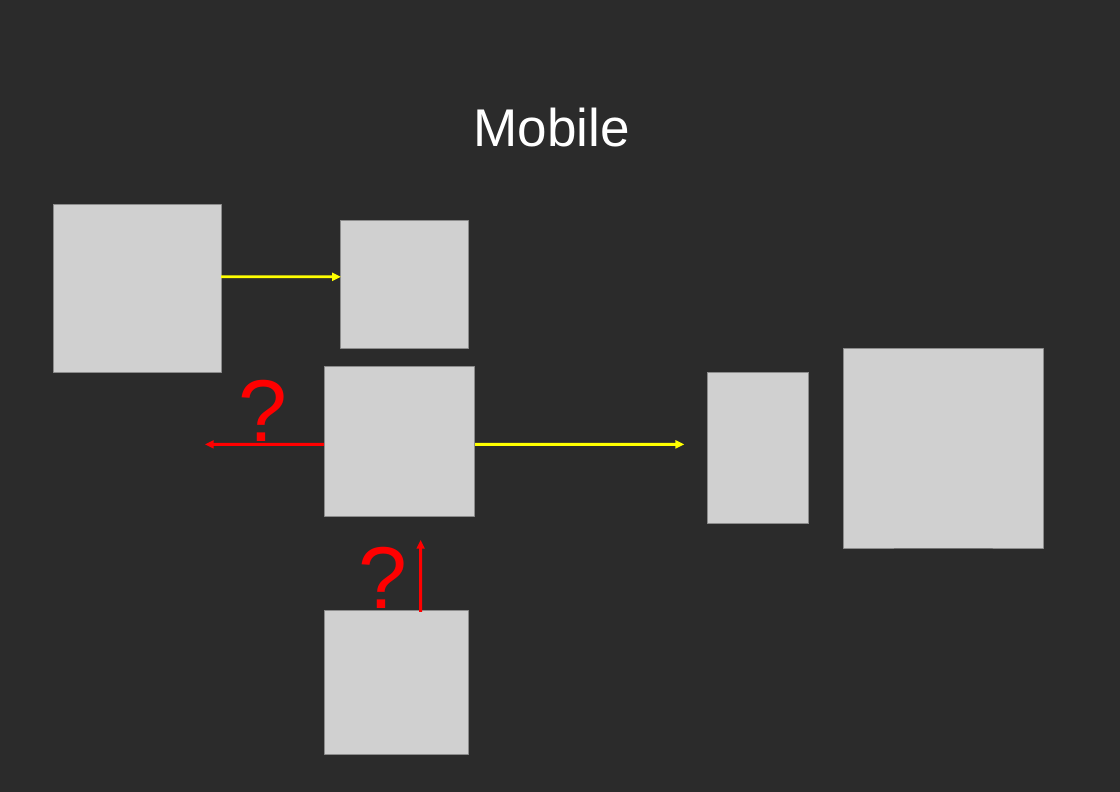
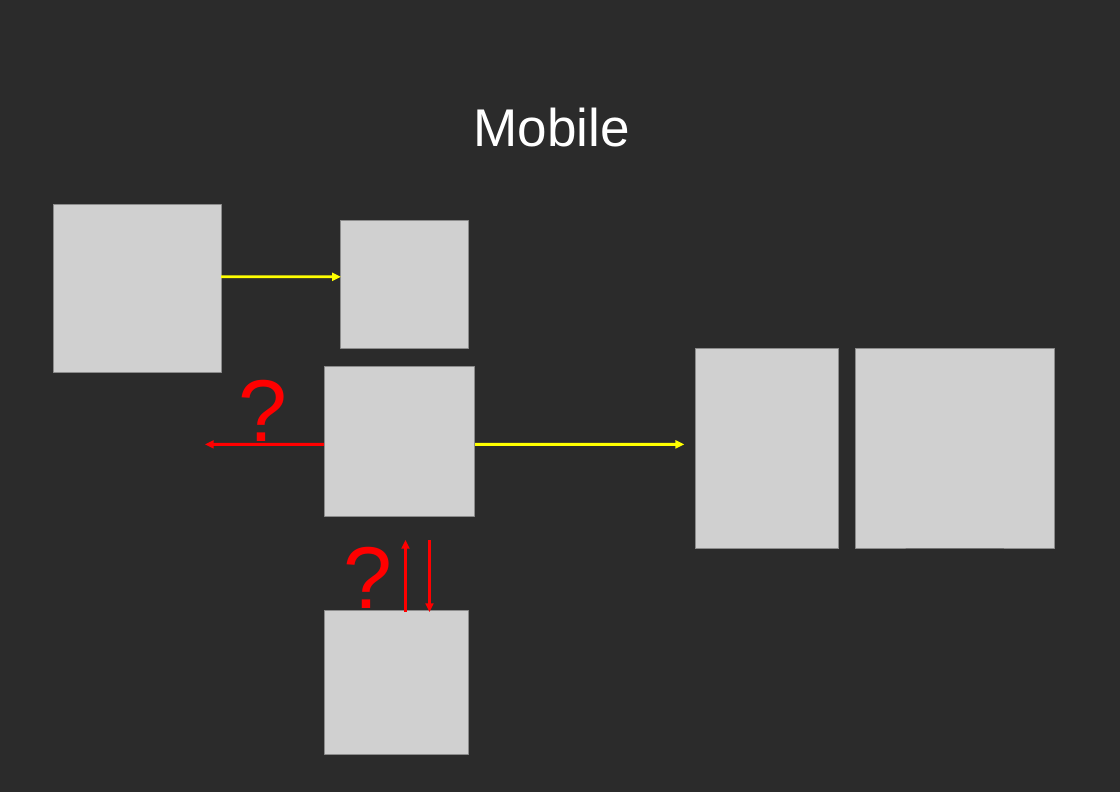
Before and after one commit to dodikk/iOS-articles, a slide deck: slide 13 of 3-iContiniousIntegration/ciPresentation.odp. Drawn at 1120x792 pixels with LibreOffice and Linux fonts; fonts in the diff are those of the drawing; grey boxes stand for pictures; background and template pictures are left out; a plain dark background stands for a picture behind light text. Boxes give left, top, right and bottom in pixels: in the first picture for what was removed or moved away, otherwise in the second. Text is boxed around its words. In the diff, an @@ line names an element or a change of style, - is before the commit and + after.

Commit message:
Added build script description. Fixed deployment diagrams. Fixed text formatting

```diff
--- a/3-iContiniousIntegration/ciPresentation.odp
+++ b/3-iContiniousIntegration/ciPresentation.odp
@@ picture: place and size @@
-picture at [708, 373, 809, 524]
+picture at [696, 349, 839, 549]
@@ picture: place and size @@
-picture at [844, 349, 1043, 548]
+picture at [856, 349, 1055, 548]
@@ text "?": place and size @@
-text "?" at [349, 516, 421, 636]
+text "?" at [333, 516, 405, 636]
@@ arrow added from (405, 612) to (405, 540), #FF0000 2.15 pt @@
@@ arrow moved from (421, 612) - (421, 540) to (429, 540) - (429, 612) @@
```
Also in this commit, not shown: 4 other slides changed, 2 slides added.
